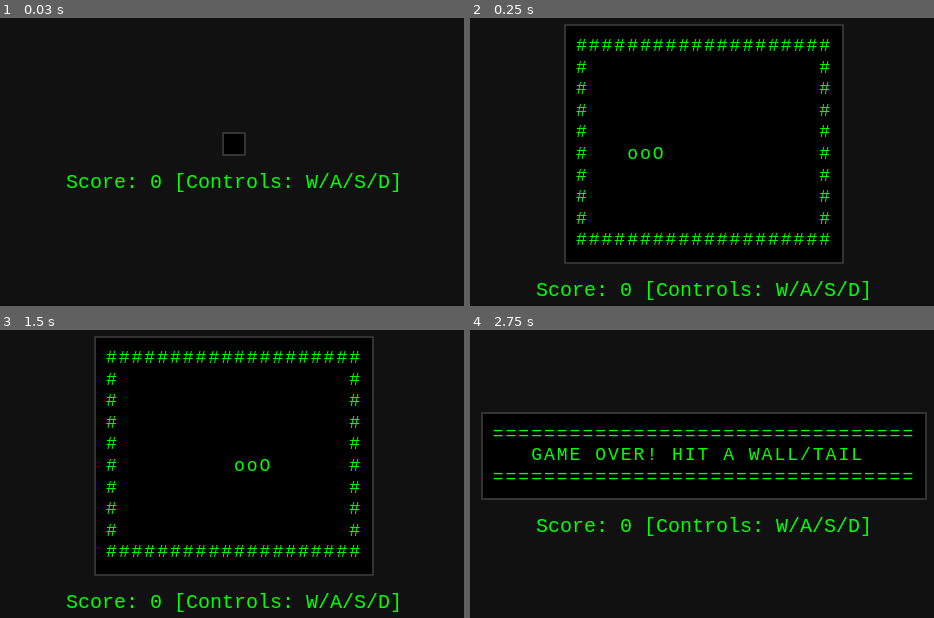
Above: before the commit, frames 1-4 (two rows, left to right).
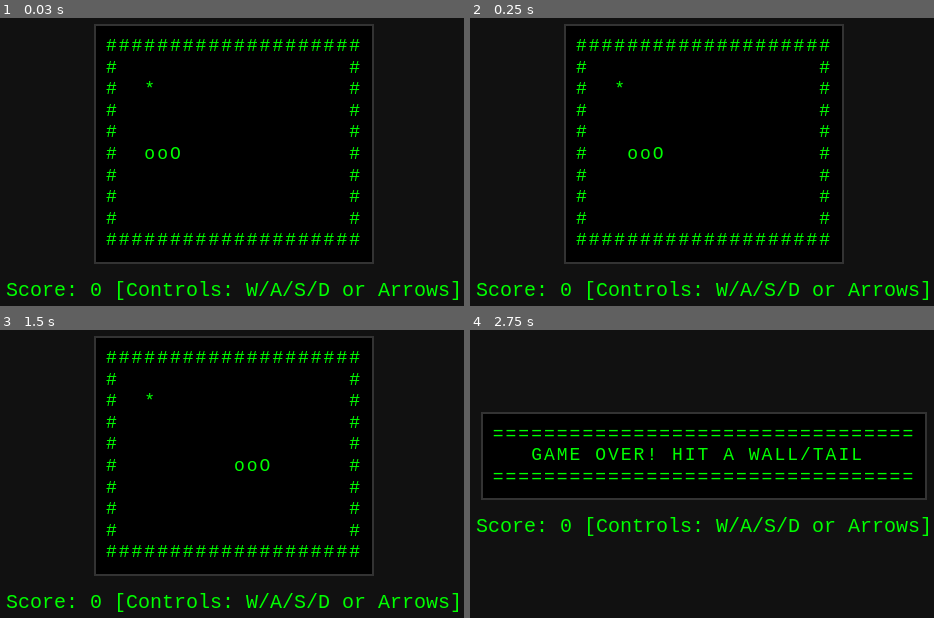
Above: after the commit, the same moments.

Repository: panditvedanti-sys/snake-arcade-game-
Game: browser game, page index.html
Same seed, same stepped clock (60 frames per second), same inputs: the game is played once before the commit and once after it.
Inputs:
- Up to frame 1 (0.03 s): no input
- Up to frame 2 (0.25 s): no input
- Up to frame 3 (1.5 s): hold Right from 1.03 s (still down); tap Space at 1.1 s
- Up to frame 4 (2.75 s): release Right at 1.53 s; hold Down 1.58-1.85 s; tap Space at 1.6, 2.1, 2.6 s; hold Left 1.9-2.47 s; tap D at 2.52 s; hold Up from 2.52 s (still down)

The runs differ from the first frame. In frame 1, 6.6% of the frame differs, in the area x 1-99%, y 2-98%; in frame 2, 2.1%; in frame 3, 2.1%; in frame 4, 2.1%.

Commit message:
Refactor snake game logic and improve rendering
Fixed issues with snake movement and food rendering. Improved game initialization and score display.

Diff:
--- a/index.html
+++ b/index.html
@@ -1,5 +1,5 @@
 <!DOCTYPE html>
-<html lang = "en">
+<html lang="en">
     <head>
         <meta charset="UTF-8">
         <meta name="viewport" content="width=device-width, initial-scale=1.0">
@@ -15,6 +15,7 @@
                 justify-content: center;
                 height: 100vh;
                 margin: 0;
+                user-select: none;
             }
             #terminal {
                 background-color: #000;
@@ -33,7 +34,7 @@
     </head>
     <body>
         <div id="terminal"></div>
-        <div id="scoreboard">Score: 0 [Controls: W/A/S/D]</div>
+        <div id="scoreboard">Score: 0 [Controls: W/A/S/D or Arrows]</div>
         <script>
             window.focus();
             const WIDTH = 20;
@@ -45,121 +46,100 @@
             const EMPTY_CHAR = ' ';
 
             class Point {
-                constructor(x,y)
-                {
+                constructor(x, y) {
                     this.x = x;
                     this.y = y;
                 }
-                equals(other)
-                {
-                    return this.x === other.x && this.y === other.y;
+                equals(other) {
+                    return other && this.x === other.x && this.y === other.y;
                 }
             }
 
             class Snake {
-                constructor(body, dirX, dirY)
-                {
+                constructor(body, dirX, dirY) {
                     this.body = body;
                     this.dirX = dirX;
                     this.dirY = dirY;
                 }
 
-                getHead()
-                {
+                getHead() {
                     return this.body[0];
                 }
 
-                changeDirection(newDirX, newDirY)
-                {
-                    if (this.dirX !== 0 && newDirX === 0)
-                    {
+                changeDirection(newDirX, newDirY) {
+                    // FIXED: This allows vertical direction changes while preserving 180-degree blocking mechanics
+                    if (this.dirX !== 0 && newDirX === 0) {
                         this.dirX = newDirX;
                         this.dirY = newDirY;
-                    }
-                }
-
-                move()
-                {
+                    } else if (this.dirY !== 0 && newDirY === 0) {
+                        this.dirX = newDirX;
+                        this.dirY = newDirY;
+                    }
+                }
+
+                move() {
                     const head = this.getHead();
                     const newHead = new Point(head.x + this.dirX, head.y + this.dirY);
                     this.body.unshift(newHead);
                 }
 
-                trimTail()
-                {
+                trimTail() {
                     this.body.pop();
                 }
 
-                checkCollision()
-                {
+                checkCollision() {
                     const head = this.getHead();
-                    if (head.x < 0 || head.x >= WIDTH || head.y < 0 || head.y >= HEIGHT)
-                    {
+                    if (head.x < 0 || head.x >= WIDTH || head.y < 0 || head.y >= HEIGHT) {
                         return true;
                     }
-                for (let i = 1; i < this.body.length; i++)
-                {
-                    if (head.equals(this.body[i]))
-                    {
-                        return true;
-                    }
-                }
-                return false;
-                }
-            }
-
-            class GameBoard
-            {
-                constructor(w, h)
-                {
+                    for (let i = 1; i < this.body.length; i++) {
+                        if (head.equals(this.body[i])) {
+                            return true;
+                        }
+                    }
+                    return false;
+                }
+            }
+
+            class GameBoard {
+                constructor(w, h) {
                     this.width = w;
                     this.height = h;
                     this.food = null;
                 }
 
-                spawnFood(snake)
-                {
+                spawnFood(snake) {
                     const x = Math.floor(Math.random() * (this.width - 2)) + 1;
                     const y = Math.floor(Math.random() * (this.height - 2)) + 1;
-                    for (let p of snake.body)
-                    {
-                        if (p.x === x && p.y === y)
-                        {
+                    for (let p of snake.body) {
+                        if (p.x === x && p.y === y) {
                             this.spawnFood(snake);
                             return;
                         }
                     }
-                    this.food = new Point (x, y);
-                }
-
-                outOfBoundsCheck(snake)
-                {
+                    this.food = new Point(x, y);
+                }
+
+                outOfBoundsCheck(snake) {
                     const head = snake.getHead();
                     return (head.x <= 0 || head.x >= this.width - 1 || head.y <= 0 || head.y >= this.height - 1);
                 }
 
-                drawScreen(snake)
-                {
+                drawScreen(snake) {
                     let screenStr = "";
-                    for (let y = 0; y < this.height; y++)
-                    {
-                        for (let x = 0; x < this.width; x++)
-                        {
-                            if (x === 0 || x === this.width - 1 || y === 0 || y === this.height - 1)
-                            {
+                    for (let y = 0; y < this.height; y++) {
+                        for (let x = 0; x < this.width; x++) {
+                            if (x === 0 || x === this.width - 1 || y === 0 || y === this.height - 1) {
                                 screenStr += WALL_CHAR;
-                            }
-                            else if (x === snake.getHead().x && y === snake.getHead().y)
-                            {
+                            } else if (x === snake.getHead().x && y === snake.getHead().y) {
                                 screenStr += SNAKE_HEAD_CHAR;
-                            }
-                            else
-                            {
+                            } else if (this.food && x === this.food.x && y === this.food.y) {
+                                // FIXED: Added missing statement to physically render food characters (*) onto the map
+                                screenStr += FOOD_CHAR;
+                            } else {
                                 let isBodyPart = false;
-                                for (let i = 1; i < snake.body.length; i++)
-                                {
-                                    if (x === snake.body[i].x && y === snake.body[i].y)
-                                    {
+                                for (let i = 1; i < snake.body.length; i++) {
+                                    if (x === snake.body[i].x && y === snake.body[i].y) {
                                         isBodyPart = true;
                                         break;
                                     }
@@ -173,18 +153,15 @@
                 }
             }
 
-            class GameEngine
-            {
-                constructor(board, snake)
-                {
+            class GameEngine {
+                constructor(board, snake) {
                     this.board = board;
                     this.snake = snake;
                     this.score = 0;
                     this.isOver = false;
                 }
 
-                startGameLoop()
-                {
+                startGameLoop() {
                     window.addEventListener("keydown", (e) => {
                         const key = e.key.toLowerCase();
                         if (["w", "s", "a", "d", "arrowup", "arrowdown", "arrowleft", "arrowright"].includes(key)) {
@@ -194,43 +171,43 @@
                         if (key === 's' || key === 'arrowdown') this.snake.changeDirection(0, 1);
                         if (key === 'a' || key === 'arrowleft') this.snake.changeDirection(-1, 0);
                         if (key === 'd' || key === 'arrowright') this.snake.changeDirection(1, 0);
-
                     });
-                    this.gameInterval = setInterval(() =>
-                {
-                    if (this.isOver) return;
-                    this.snake.move();
-
-                    if (this.snake.getHead().equals(this.board.food))
-                    {
-                        this.score += 10;
-                        this.board.spawnFood(this.snake);
-                        document.getElementById("scoreboard").textContent = 'Score: $(this.score) [Controls: W/A/S/D]';
-                    }
-                    else
-                    {
-                        this.snake.trimTail();
-                    }
-
-                    if (this.snake.checkCollision() || this.board.outOfBoundsCheck(this.snake))
-                    {
-                        this.isOver = true;
-                        clearInterval(this.gameInterval);
-                        document.getElementById("terminal").textContent = "=================================\n   GAME OVER! HIT A WALL/TAIL    \n=================================";
-                        return;
-                    }
+
+                    // Render instantly upon initialization so the terminal canvas isn't blank for 200ms
                     this.board.drawScreen(this.snake);
-                }, 200);
-            }
-        }
-        const initialBody = [new Point(5, 5), new Point(4, 5), new Point(3, 5)];
-        const snake = new Snake(initialBody, 1, 0);
-        const board = new GameBoard(WIDTH, HEIGHT);
-        board.spawnFood(snake);
-
-        const engine = new GameEngine(board, snake);
-        engine.startGameLoop();
-
+
+                    this.gameInterval = setInterval(() => {
+                        if (this.isOver) return;
+                        this.snake.move();
+
+                        if (this.snake.getHead().equals(this.board.food)) {
+                            this.score += 10;
+                            this.board.spawnFood(this.snake);
+                            // FIXED: Replaced standard string syntax with template literal literals (``) so score variables update dynamically
+                            document.getElementById("scoreboard").textContent = `Score: ${this.score} [Controls: W/A/S/D or Arrows]`;
+                        } else {
+                            this.snake.trimTail();
+                        }
+
+                        if (this.snake.checkCollision() || this.board.outOfBoundsCheck(this.snake)) {
+                            this.isOver = true;
+                            clearInterval(this.gameInterval);
+                            document.getElementById("terminal").textContent = "=================================\n   GAME OVER! HIT A WALL/TAIL    \n=================================";
+                            return;
+                        }
+                        this.board.drawScreen(this.snake);
+                    }, 200);
+                }
+            }
+
+            // Initialization Block (Fixed trailing cutoff code)
+            const initialBody = [new Point(5, 5), new Point(4, 5), new Point(3, 5)];
+            const snake = new Snake(initialBody, 1, 0);
+            const board = new GameBoard(WIDTH, HEIGHT);
+            board.spawnFood(snake);
+
+            const engine = new GameEngine(board, snake);
+            engine.startGameLoop();
         </script>
     </body>
 </html>
